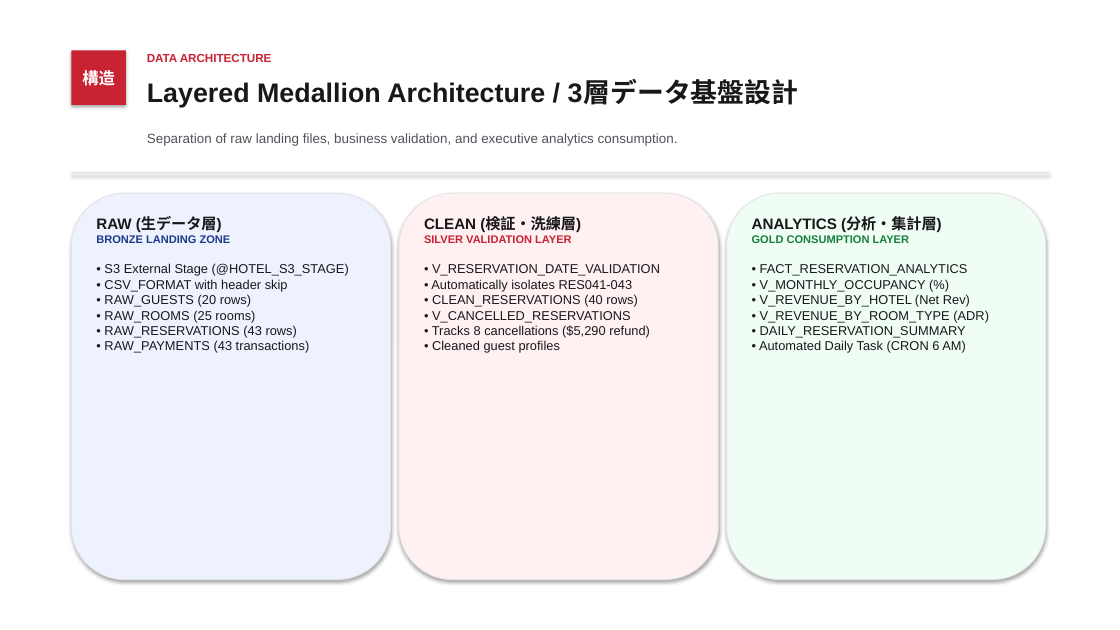
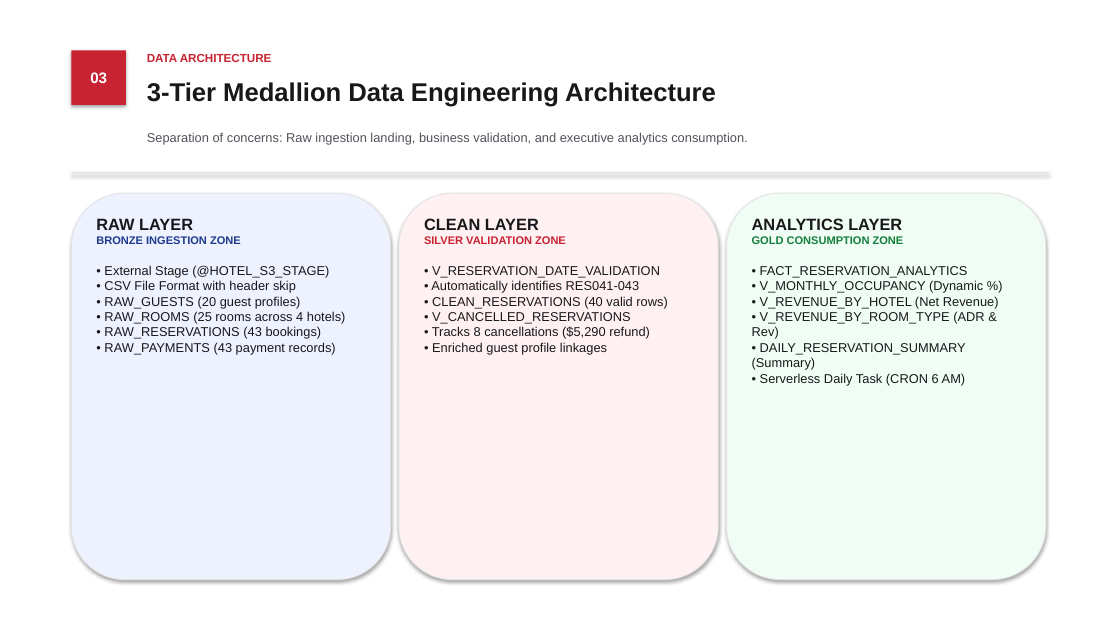
Before and after one commit to ashlesh0805/snowflake-hotel-reservation-analytics, a slide deck: slide 3 of Hotel_Reservation_Analytics_Japanese_Style.pptx. Drawn at 1120x630 pixels with LibreOffice and Linux fonts; fonts in the diff are those of the drawing. Boxes give left, top, right and bottom in pixels: in the first picture for what was removed or moved away, otherwise in the second. Text is boxed around its words. In the diff, an @@ line names an element or a change of style, - is before the commit and + after.

```diff
--- a/Hotel_Reservation_Analytics_Japanese_Style.pptx
+++ b/Hotel_Reservation_Analytics_Japanese_Style.pptx
@@ text in rectangle at (90, 72, 107, 83): text changed; size 14 to 13 pt @@
-構造
+03
@@ text at (147, 82, 716, 107): text changed; size 23 to 22 pt @@
-Layered Medallion Architecture / 3層データ基盤設計
+3-Tier Medallion Data Engineering Architecture
@@ text at (147, 132, 747, 145): text changed; size 11.5 to 11 pt @@
-Separation of raw landing files, business validation, and executive analytics consumption.
+Separation of concerns: Raw ingestion landing, business validation, and executive analytics consumption.
@@ text at (96, 218, 346, 355): text changed @@
-RAW (生データ層)
-BRONZE LANDING ZONE
-• S3 External Stage (@HOTEL_S3_STAGE)
-• CSV_FORMAT with header skip
-• RAW_GUESTS (20 rows)
-• RAW_ROOMS (25 rooms)
-• RAW_RESERVATIONS (43 rows)
-• RAW_PAYMENTS (43 transactions)
+RAW LAYER
+BRONZE INGESTION ZONE
+• External Stage (@HOTEL_S3_STAGE)
+• CSV File Format with header skip
+• RAW_GUESTS (20 guest profiles)
+• RAW_ROOMS (25 rooms across 4 hotels)
+• RAW_RESERVATIONS (43 bookings)
+• RAW_PAYMENTS (43 payment records)
@@ text at (424, 218, 667, 355): text changed @@
-CLEAN (検証・洗練層)
-SILVER VALIDATION LAYER
-• V_RESERVATION_DATE_VALIDATION
-• Automatically isolates RES041-043
-• CLEAN_RESERVATIONS (40 rows)
-• V_CANCELLED_RESERVATIONS
-• Tracks 8 cancellations ($5,290 refund)
-• Cleaned guest profiles
+CLEAN LAYER
+SILVER VALIDATION ZONE
+• V_RESERVATION_DATE_VALIDATION
+• Automatically identifies RES041-043
+• CLEAN_RESERVATIONS (40 valid rows)
+• V_CANCELLED_RESERVATIONS
+• Tracks 8 cancellations ($5,290 refund)
+• Enriched guest profile linkages
@@ text at (752, 218, 999, 386): text changed @@
-ANALYTICS (分析・集計層)
-GOLD CONSUMPTION LAYER
-• FACT_RESERVATION_ANALYTICS
-• V_MONTHLY_OCCUPANCY (%)
-• V_REVENUE_BY_HOTEL (Net Rev)
-• V_REVENUE_BY_ROOM_TYPE (ADR)
-• DAILY_RESERVATION_SUMMARY
-• Automated Daily Task (CRON 6 AM)
+ANALYTICS LAYER
+GOLD CONSUMPTION ZONE
+• FACT_RESERVATION_ANALYTICS
+• V_MONTHLY_OCCUPANCY (Dynamic %)
+• V_REVENUE_BY_HOTEL (Net Revenue)
+• V_REVENUE_BY_ROOM_TYPE (ADR & Rev)
+• DAILY_RESERVATION_SUMMARY (Summary)
+• Serverless Daily Task (CRON 6 AM)
```
Also in this commit, not shown: 6 other slides changed, 2 other files.
